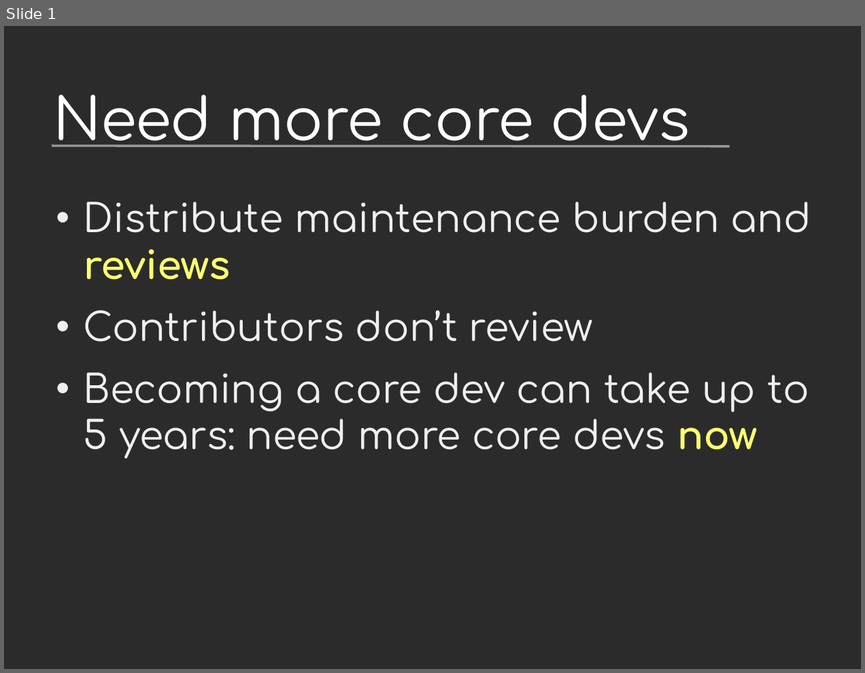
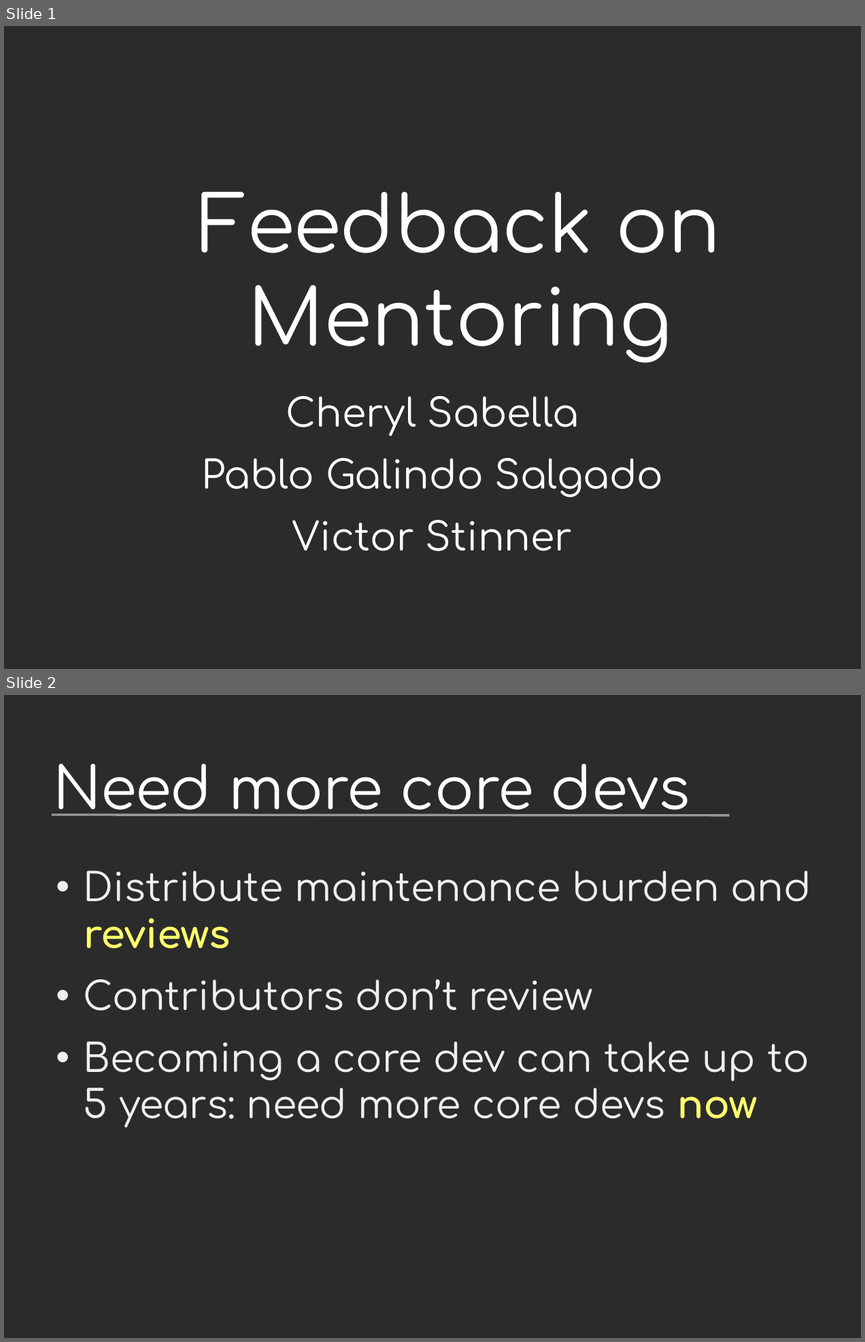
Before and after one commit to vstinner/talks, a slide deck: 2019-Pycon/mentoring.odp. Shown one above the other, each under a label of ours: slide 1 before the commit, slides 1 and 2 after it. The pictures are 865x673 and 865x1342 pixels, drawn with LibreOffice and Linux fonts; fonts in the diff are those of the drawing; background and template pictures are left out; a plain dark background stands for a picture behind light text. Boxes give left, top, right and bottom in pixels: in the first picture for what was removed or moved away, otherwise in the second. Text is boxed around its words. In the diff, an @@ line names an element or a change of style, - is before the commit and + after.

```diff
--- a/2019-Pycon/mentoring.odp
+++ b/2019-Pycon/mentoring.odp
@@ slide 1 added at [4, 26, 861, 669], background picture (left out) @@
@@ title added at [198, 191, 721, 363], 72 pt, text #FFFFFF @@
+Feedback on Mentoring
@@ text added at [201, 395, 664, 551], 36 pt, text #FFFFFF @@
+Cheryl Sabella
+Pablo Galindo Salgado
+Victor Stinner
@@ what was slide 1 is now slide 2 @@
```
Also in this commit, not shown: 1 slide changed, 1 other file.
